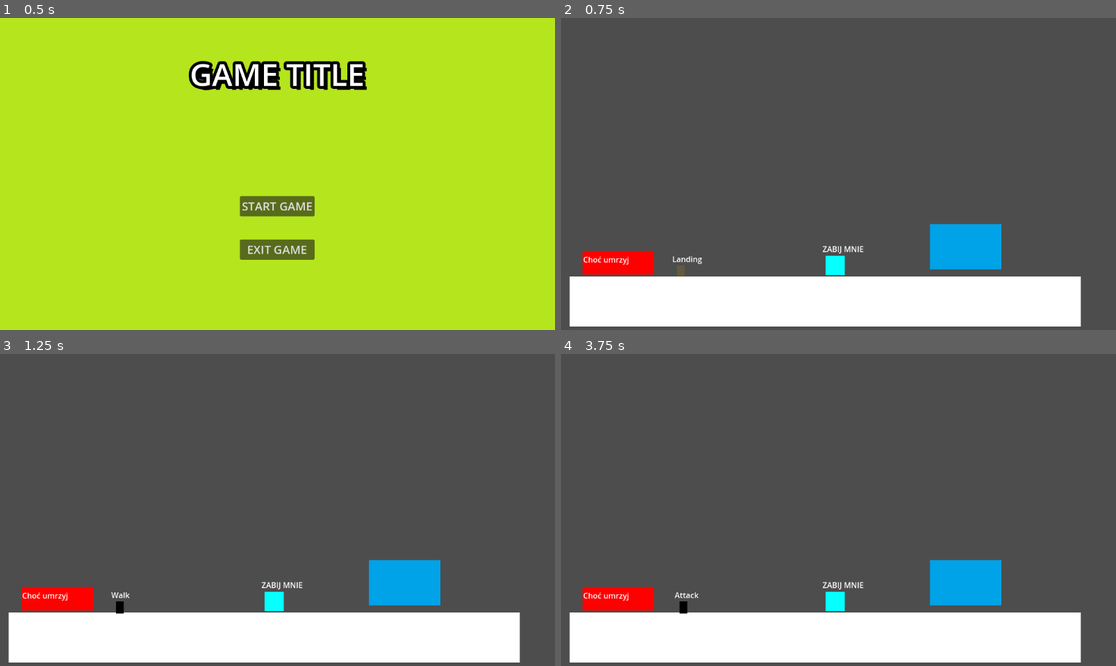
Above: before the commit, frames 1-4 (two rows, left to right).
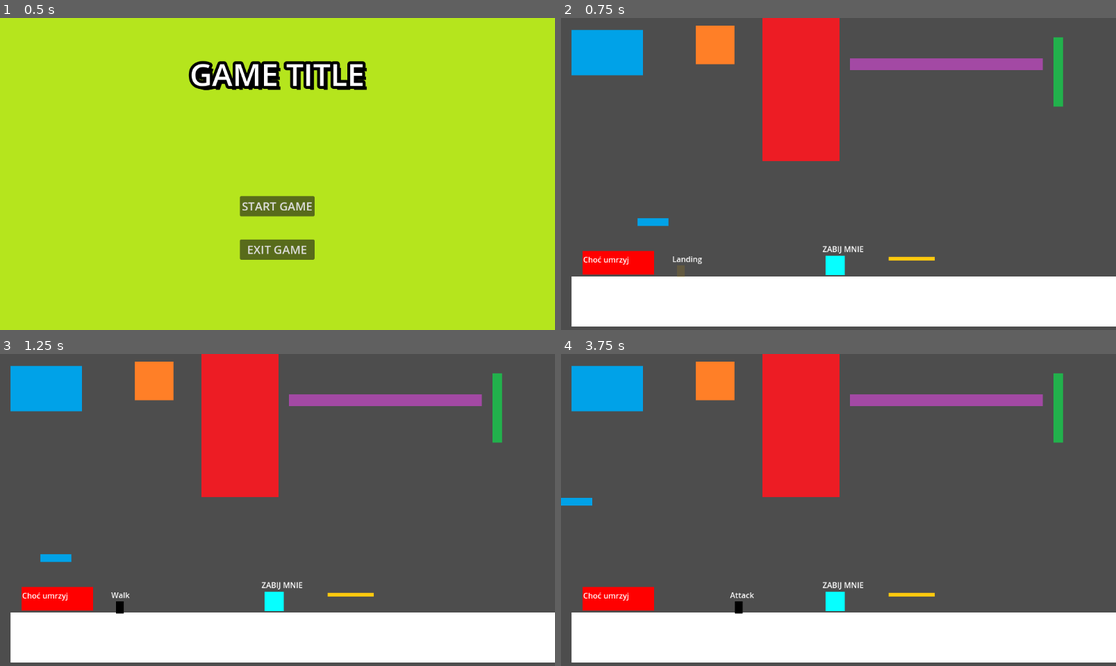
Above: after the commit, the same moments.

Repository: JohnnyArachnid/GameJam2024
Game: Godot game, scene res://nodes/main/main.tscn
Same seed, same stepped clock (60 frames per second), same inputs: the game is played once before the commit and once after it.
Inputs (mouse positions are in pixels of both pictures, inside the frame that each line leads up to):
- Up to frame 1 (0.5 s): no input
- Up to frame 2 (0.75 s): click "START GAME" at 0.5 s
- Up to frame 3 (1.25 s): no input
- Up to frame 4 (3.75 s): move the mouse to (960, 494) at 1.27 s; press the mouse at (960, 494) at 1.28 s; hold D (move_right) 1.28-2.78 s; tap Space (jump) at 1.52, 2.27 s; move the mouse to (727, 525) at 2.02 s; release the mouse at (727, 525) at 2.03 s; click (727, 525) at 2.1 s; move the mouse to (894, 441) at 2.77 s; press the mouse at (894, 441) at 2.78 s; hold A (move_left) 2.78-3.53 s; move the mouse to (810, 572) at 3.52 s; release the mouse at (810, 572) at 3.53 s; hold D (move_right) from 3.53 s (still down); click (810, 572) at 3.6 s

Frame 1 is identical in both runs. In frame 2, 14% of the frame differs, in the area x 1-100%, y 0-99%; in frame 3, 14%; in frame 4, 14%, in the area x 0-100%, y 0-99%.

Commit message:
Working Elements

Diff:
--- /dev/null
+++ b/nodes/elements/bulding_elements/button.gd
@@ -0,0 +1,21 @@
+extends Node2D
+
+@export var interactive: Interactive
+
+# Called when the node enters the scene tree for the first time.
+func _ready():
+	pass # Replace with function body.
+
+
+# Called every frame. 'delta' is the elapsed time since the previous frame.
+func _process(delta):
+	pass
+
+func _on_area_2d_body_entered(body):
+	if (body.name == "player"):
+		if (interactive.is_active == true):
+			interactive.is_active = false
+			interactive.get_node("Sprite2D").visible = false
+			interactive.get_node("StaticBody2D").set_collision_layer_value(1, false)
+		else:
+			pass
--- /dev/null
+++ b/nodes/elements/bulding_elements/button.tscn
@@ -0,0 +1,42 @@
+[gd_scene load_steps=5 format=3 uid="uid://bet3j0aw7xm08"]
+
+[ext_resource type="Script" path="res://nodes/elements/bulding_elements/button.gd" id="1_3fb4u"]
+[ext_resource type="Texture2D" uid="uid://s4o4schfqs0v" path="res://nodes/elements/bulding_elements/temp_1.png" id="2_mwal5"]
+
+[sub_resource type="RectangleShape2D" id="RectangleShape2D_600er"]
+size = Vector2(14.6667, 4.66669)
+
+[sub_resource type="RectangleShape2D" id="RectangleShape2D_dxxkn"]
+size = Vector2(16, 14.3333)
+
+[node name="button" type="Node2D"]
+light_mask = 3
+visibility_layer = 3
+scale = Vector2(5, 5)
+script = ExtResource("1_3fb4u")
+metadata/_edit_group_ = true
+
+[node name="Sprite2D" type="Sprite2D" parent="."]
+position = Vector2(0, -8)
+texture = ExtResource("2_mwal5")
+region_enabled = true
+region_rect = Rect2(176, 144, 16, 16)
+
+[node name="Area2D" type="Area2D" parent="."]
+collision_layer = 3
+collision_mask = 3
+
+[node name="CollisionShape2D" type="CollisionShape2D" parent="Area2D"]
+light_mask = 0
+visibility_layer = 2
+position = Vector2(3.17891e-07, -16.6667)
+shape = SubResource("RectangleShape2D_600er")
+debug_color = Color(0.709804, 0.360784, 0.831373, 0.419608)
+
+[node name="StaticBody2D" type="StaticBody2D" parent="."]
+
+[node name="CollisionShape2D" type="CollisionShape2D" parent="StaticBody2D"]
+position = Vector2(0, -7.16667)
+shape = SubResource("RectangleShape2D_dxxkn")
+
+[connection signal="body_entered" from="Area2D" to="." method="_on_area_2d_body_entered"]
--- /dev/null
+++ b/nodes/elements/bulding_elements/door.gd
@@ -0,0 +1,10 @@
+extends Interactive
+
+# Called when the node enters the scene tree for the first time.
+func _ready():
+	is_active = true
+
+
+# Called every frame. 'delta' is the elapsed time since the previous frame.
+func _process(delta):
+	pass
--- /dev/null
+++ b/nodes/elements/bulding_elements/door.tscn
@@ -0,0 +1,26 @@
+[gd_scene load_steps=4 format=3 uid="uid://vom0xmrggqmq"]
+
+[ext_resource type="Script" path="res://nodes/elements/bulding_elements/door.gd" id="1_jrp7t"]
+[ext_resource type="Texture2D" uid="uid://43ppbg5vperp" path="res://nodes/elements/bulding_elements/temp_2.png" id="2_mctgk"]
+
+[sub_resource type="RectangleShape2D" id="RectangleShape2D_rgt6c"]
+size = Vector2(31.9333, 31.9834)
+
+[node name="door" type="Node2D"]
+position = Vector2(-1, 7)
+scale = Vector2(5, 20)
+script = ExtResource("1_jrp7t")
+
+[node name="Sprite2D" type="Sprite2D" parent="."]
+texture_filter = 1
+position = Vector2(0.333333, -16.3333)
+texture = ExtResource("2_mctgk")
+region_enabled = true
+region_rect = Rect2(144, 272, 32, 32)
+
+[node name="StaticBody2D" type="StaticBody2D" parent="."]
+
+[node name="CollisionShape2D" type="CollisionShape2D" parent="StaticBody2D"]
+position = Vector2(0.366667, -16.3417)
+scale = Vector2(1, 1)
+shape = SubResource("RectangleShape2D_rgt6c")
--- /dev/null
+++ b/nodes/elements/bulding_elements/interactive.gd
@@ -0,0 +1,14 @@
+extends Node2D
+
+class_name Interactive
+
+var is_active : bool
+
+# Called when the node enters the scene tree for the first time.
+func _ready():
+	pass # Replace with function body.
+
+
+# Called every frame. 'delta' is the elapsed time since the previous frame.
+func _process(delta):
+	pass
--- /dev/null
+++ b/nodes/elements/bulding_elements/lever.gd
@@ -0,0 +1,24 @@
+extends Node2D
+
+@export var interactive: Interactive
+
+@onready var animation_name : String = "move_loop"
+
+# Called when the node enters the scene tree for the first time.
+func _ready():
+	pass # Replace with function body.
+
+
+# Called every frame. 'delta' is the elapsed time since the previous frame.
+func _process(delta):
+	pass
+
+func action():
+	if (interactive.is_active == false):
+		interactive.is_active = true
+		interactive.get_node("platform/AnimationPlayer").play(animation_name)
+	else:
+		interactive.is_active = false
+		interactive.get_node("platform/AnimationPlayer").stop()
+
+#move_loop
--- /dev/null
+++ b/nodes/elements/bulding_elements/lever.tscn
@@ -0,0 +1,27 @@
+[gd_scene load_steps=4 format=3 uid="uid://drg7pp148de82"]
+
+[ext_resource type="Script" path="res://nodes/elements/bulding_elements/lever.gd" id="1_g53e7"]
+[ext_resource type="Texture2D" uid="uid://dnpawrr7kq838" path="res://nodes/elements/bulding_elements/temp_3.png" id="1_i0vwt"]
+
+[sub_resource type="RectangleShape2D" id="RectangleShape2D_4c538"]
+size = Vector2(4, 16)
+
+[node name="lever" type="StaticBody2D" groups=["lever"]]
+light_mask = 5
+visibility_layer = 5
+scale = Vector2(5, 9)
+collision_layer = 4
+script = ExtResource("1_g53e7")
+
+[node name="Sprite2D" type="Sprite2D" parent="."]
+position = Vector2(0, -8)
+scale = Vector2(0.25, 1)
+texture = ExtResource("1_i0vwt")
+region_enabled = true
+region_rect = Rect2(192, 112, 16, 16)
+
+[node name="CollisionShape2D" type="CollisionShape2D" parent="."]
+light_mask = 5
+visibility_layer = 5
+position = Vector2(0, -8)
+shape = SubResource("RectangleShape2D_4c538")
--- /dev/null
+++ b/nodes/elements/bulding_elements/moving_platform.tscn
@@ -0,0 +1,63 @@
+[gd_scene load_steps=6 format=3 uid="uid://db6g0h0a4bxo3"]
+
+[ext_resource type="Texture2D" uid="uid://cw8ilvippy05l" path="res://nodes/elements/bulding_elements/temp_4.png" id="1_rvnu6"]
+
+[sub_resource type="RectangleShape2D" id="RectangleShape2D_io5os"]
+size = Vector2(64, 16)
+
+[sub_resource type="Animation" id="Animation_0f3up"]
+length = 0.001
+tracks/0/type = "value"
+tracks/0/imported = false
+tracks/0/enabled = true
+tracks/0/path = NodePath(".:position")
+tracks/0/interp = 1
+tracks/0/loop_wrap = true
+tracks/0/keys = {
+"times": PackedFloat32Array(0),
+"transitions": PackedFloat32Array(1),
+"update": 0,
+"values": [Vector2(0, 0)]
+}
+
+[sub_resource type="Animation" id="Animation_oe82t"]
+resource_name = "move_loop"
+length = 5.0
+loop_mode = 1
+tracks/0/type = "value"
+tracks/0/imported = false
+tracks/0/enabled = true
+tracks/0/path = NodePath(".:position")
+tracks/0/interp = 1
+tracks/0/loop_wrap = true
+tracks/0/keys = {
+"times": PackedFloat32Array(0, 2, 3.5),
+"transitions": PackedFloat32Array(1, 1, 1),
+"update": 0,
+"values": [Vector2(0, 0), Vector2(-300, 0), Vector2(-150, -150)]
+}
+
+[sub_resource type="AnimationLibrary" id="AnimationLibrary_5xjd1"]
+_data = {
+"RESET": SubResource("Animation_0f3up"),
+"move_loop": SubResource("Animation_oe82t")
+}
+
+[node name="moving_platform" type="Node2D"]
+metadata/_edit_group_ = true
+
+[node name="platform" type="AnimatableBody2D" parent="."]
+
+[node name="Sprite2D" type="Sprite2D" parent="platform"]
+texture = ExtResource("1_rvnu6")
+region_enabled = true
+region_rect = Rect2(336, 384, 64.3542, 16)
+
+[node name="CollisionShape2D" type="CollisionShape2D" parent="platform"]
+shape = SubResource("RectangleShape2D_io5os")
+
+[node name="AnimationPlayer" type="AnimationPlayer" parent="platform"]
+libraries = {
+"": SubResource("AnimationLibrary_5xjd1")
+}
+autoplay = "move_loop"
--- /dev/null
+++ b/nodes/elements/bulding_elements/moving_platform_lever.gd
@@ -0,0 +1,11 @@
+extends Interactive
+
+
+# Called when the node enters the scene tree for the first time.
+func _ready():
+	is_active = false
+
+
+# Called every frame. 'delta' is the elapsed time since the previous frame.
+func _process(delta):
+	pass
--- /dev/null
+++ b/nodes/elements/bulding_elements/moving_platform_lever.tscn
@@ -0,0 +1,65 @@
+[gd_scene load_steps=7 format=3 uid="uid://bvv5isyge0rnd"]
+
+[ext_resource type="Texture2D" uid="uid://cmrd1pkwk4y65" path="res://nodes/elements/bulding_elements/temp_5.png" id="1_14i0f"]
+[ext_resource type="Script" path="res://nodes/elements/bulding_elements/moving_platform_lever.gd" id="1_hur73"]
+
+[sub_resource type="RectangleShape2D" id="RectangleShape2D_io5os"]
+size = Vector2(80, 8)
+
+[sub_resource type="Animation" id="Animation_0f3up"]
+length = 0.001
+tracks/0/type = "value"
+tracks/0/imported = false
+tracks/0/enabled = true
+tracks/0/path = NodePath(".:position")
+tracks/0/interp = 1
+tracks/0/loop_wrap = true
+tracks/0/keys = {
+"times": PackedFloat32Array(0),
+"transitions": PackedFloat32Array(1),
+"update": 0,
+"values": [Vector2(0, 0)]
+}
+
+[sub_resource type="Animation" id="Animation_oe82t"]
+resource_name = "move_loop"
+length = 5.0
+loop_mode = 1
+tracks/0/type = "value"
+tracks/0/imported = false
+tracks/0/enabled = true
+tracks/0/path = NodePath(".:position")
+tracks/0/interp = 1
+tracks/0/loop_wrap = true
+tracks/0/keys = {
+"times": PackedFloat32Array(0, 2, 3.5),
+"transitions": PackedFloat32Array(1, 1, 1),
+"update": 0,
+"values": [Vector2(0, 0), Vector2(-300, 0), Vector2(-150, -150)]
+}
+
+[sub_resource type="AnimationLibrary" id="AnimationLibrary_5xjd1"]
+_data = {
+"RESET": SubResource("Animation_0f3up"),
+"move_loop": SubResource("Animation_oe82t")
+}
+
+[node name="moving_platform_lever" type="Node2D"]
+scale = Vector2(5, 3)
+script = ExtResource("1_hur73")
+metadata/_edit_group_ = true
+
+[node name="platform" type="AnimatableBody2D" parent="."]
+
+[node name="Sprite2D" type="Sprite2D" parent="platform"]
+texture = ExtResource("1_14i0f")
+region_enabled = true
+region_rect = Rect2(16, 160, 80, 8)
+
+[node name="CollisionShape2D" type="CollisionShape2D" parent="platform"]
+shape = SubResource("RectangleShape2D_io5os")
+
+[node name="AnimationPlayer" type="AnimationPlayer" parent="platform"]
+libraries = {
+"": SubResource("AnimationLibrary_5xjd1")
+}
--- /dev/null
+++ b/nodes/elements/bulding_elements/one_way_platform.tscn
@@ -0,0 +1,22 @@
+[gd_scene load_steps=3 format=3 uid="uid://dpjfdk0evcadr"]
+
+[ext_resource type="Texture2D" uid="uid://5g18qwdlskpu" path="res://nodes/elements/bulding_elements/temp_6.png" id="1_8jfe1"]
+
+[sub_resource type="RectangleShape2D" id="RectangleShape2D_2277s"]
+size = Vector2(48, 16)
+
+[node name="one_way_platform" type="Node2D"]
+scale = Vector2(2, 0.5)
+metadata/_edit_group_ = true
+
+[node name="StaticBody2D" type="StaticBody2D" parent="."]
+
+[node name="Sprite2D" type="Sprite2D" parent="StaticBody2D"]
+texture = ExtResource("1_8jfe1")
+region_enabled = true
+region_rect = Rect2(224, 48, 48, 16)
+
+[node name="CollisionShape2D" type="CollisionShape2D" parent="StaticBody2D"]
+position = Vector2(0, -4.94718e-07)
+shape = SubResource("RectangleShape2D_2277s")
+one_way_collision = true
--- a/nodes/game/game.tscn
+++ b/nodes/game/game.tscn
@@ -1,10 +1,15 @@
-[gd_scene load_steps=5 format=3 uid="uid://v4xpc5ba5wck"]
+[gd_scene load_steps=11 format=3 uid="uid://v4xpc5ba5wck"]
 
 [ext_resource type="Script" path="res://nodes/game/game.gd" id="1_fiell"]
 [ext_resource type="PackedScene" uid="uid://cn4xvx1eaogcf" path="res://nodes/game/lvl/lvl.tscn" id="2_72e12"]
 [ext_resource type="PackedScene" uid="uid://5fw75hfjyana" path="res://nodes/game/player/player.tscn" id="3_syob8"]
-
 [ext_resource type="PackedScene" uid="uid://bt8luy8cx0ok" path="res://nodes/elements/blackHole/black_hole.tscn" id="4_gwnpj"]
+[ext_resource type="PackedScene" uid="uid://bet3j0aw7xm08" path="res://nodes/elements/bulding_elements/button.tscn" id="5_hn1ax"]
+[ext_resource type="PackedScene" uid="uid://vom0xmrggqmq" path="res://nodes/elements/bulding_elements/door.tscn" id="6_rqouq"]
+[ext_resource type="PackedScene" uid="uid://drg7pp148de82" path="res://nodes/elements/bulding_elements/lever.tscn" id="7_qbqrn"]
+[ext_resource type="PackedScene" uid="uid://db6g0h0a4bxo3" path="res://nodes/elements/bulding_elements/moving_platform.tscn" id="8_jop3e"]
+[ext_resource type="PackedScene" uid="uid://bvv5isyge0rnd" path="res://nodes/elements/bulding_elements/moving_platform_lever.tscn" id="9_mx861"]
+[ext_resource type="PackedScene" uid="uid://dpjfdk0evcadr" path="res://nodes/elements/bulding_elements/one_way_platform.tscn" id="10_7tncs"]
 
 [node name="Game" type="Node2D"]
 script = ExtResource("1_fiell")
@@ -17,4 +22,26 @@
 position = Vector2(249, 512)
 
 [node name="BlackHole" parent="." instance=ExtResource("4_gwnpj")]
-position = Vector2(840, 475)
+position = Vector2(96, 72)
+
+[node name="button" parent="." node_paths=PackedStringArray("interactive") instance=ExtResource("5_hn1ax")]
+position = Vector2(320, 96.0001)
+interactive = NodePath("../door")
+
+[node name="door" parent="." instance=ExtResource("6_rqouq")]
+position = Vector2(496, 304)
+
+[node name="lever" parent="." node_paths=PackedStringArray("interactive") instance=ExtResource("7_qbqrn")]
+position = Vector2(1032, 184)
+collision_layer = 12
+collision_mask = 0
+interactive = NodePath("../moving_platform_lever")
+
+[node name="moving_platform" parent="." instance=ExtResource("8_jop3e")]
+position = Vector2(216, 424)
+
+[node name="moving_platform_lever" parent="." instance=ExtResource("9_mx861")]
+position = Vector2(800, 96)
+
+[node name="one_way_platform" parent="." instance=ExtResource("10_7tncs")]
+position = Vector2(728, 500)
--- a/nodes/game/lvl/lvl.tscn
+++ b/nodes/game/lvl/lvl.tscn
@@ -9,6 +9,7 @@
 [node name="Lvl" type="Node2D"]
 
 [node name="TEMP_PODŁOGA" type="StaticBody2D" parent="."]
+scale = Vector2(5, 1)
 
 [node name="CollisionShape2D" type="CollisionShape2D" parent="TEMP_PODŁOGA"]
 position = Vector2(532, 473.5)
--- a/nodes/game/player/Weapon.gd
+++ b/nodes/game/player/Weapon.gd
@@ -6,3 +6,5 @@
 func _on_body_entered(body):
 	if body.has_method("kill"):
 		body.kill()
+	if body.has_method("action"):
+		body.action()
--- a/nodes/game/player/player.gd
+++ b/nodes/game/player/player.gd
@@ -40,3 +40,7 @@
 
 func kill():
 	emit_signal("die")
+
+func _input(event : InputEvent):
+	if (event.is_action_pressed("move_down") && is_on_floor()):
+		position.y += 1
--- a/nodes/game/player/player.tscn
+++ b/nodes/game/player/player.tscn
@@ -18,9 +18,51 @@
 
 [sub_resource type="Animation" id="Animation_q5irx"]
 resource_name = "Attack"
+length = 0.4
+tracks/0/type = "value"
+tracks/0/imported = false
+tracks/0/enabled = true
+tracks/0/path = NodePath("Flippendo/Weapon:monitoring")
+tracks/0/interp = 1
+tracks/0/loop_wrap = true
+tracks/0/keys = {
+"times": PackedFloat32Array(0, 0.2, 0.4),
+"transitions": PackedFloat32Array(1, 1, 1),
+"update": 1,
+"values": [false, true, false]
+}
+tracks/1/type = "method"
+tracks/1/imported = false
+tracks/1/enabled = true
+tracks/1/path = NodePath("CharacterStateMachine/Attack")
+tracks/1/interp = 1
+tracks/1/loop_wrap = true
+tracks/1/keys = {
+"times": PackedFloat32Array(0.4),
+"transitions": PackedFloat32Array(1),
+"values": [{
+"args": [],
+"method": &"attack_finished"
+}]
+}
 
 [sub_resource type="Animation" id="Animation_uoaq8"]
 resource_name = "Death"
+length = 0.4
+tracks/0/type = "method"
+tracks/0/imported = false
+tracks/0/enabled = true
+tracks/0/path = NodePath("CharacterStateMachine/Death")
+tracks/0/interp = 1
+tracks/0/loop_wrap = true
+tracks/0/keys = {
+"times": PackedFloat32Array(0.4),
+"transitions": PackedFloat32Array(1),
+"values": [{
+"args": [],
+"method": &"dead"
+}]
+}
 
 [sub_resource type="Animation" id="Animation_xqbux"]
 resource_name = "Falling"
@@ -59,54 +101,6 @@
 "transitions": PackedFloat32Array(0.0980731, 1),
 "update": 0,
 "values": [Color(0.835294, 0.619608, 0, 0.160784), Color(0.698039, 0.905882, 0.65098, 1)]
-}
-
-[sub_resource type="Animation" id="Animation_q5irx"]
-resource_name = "Attack"
-length = 0.4
-tracks/0/type = "value"
-tracks/0/imported = false
-tracks/0/enabled = true
-tracks/0/path = NodePath("Flippendo/Weapon:monitoring")
-tracks/0/interp = 1
-tracks/0/loop_wrap = true
-tracks/0/keys = {
-"times": PackedFloat32Array(0, 0.2, 0.4),
-"transitions": PackedFloat32Array(1, 1, 1),
-"update": 1,
-"values": [false, true, false]
-}
-tracks/1/type = "method"
-tracks/1/imported = false
-tracks/1/enabled = true
-tracks/1/path = NodePath("CharacterStateMachine/Attack")
-tracks/1/interp = 1
-tracks/1/loop_wrap = true
-tracks/1/keys = {
-"times": PackedFloat32Array(0.4),
-"transitions": PackedFloat32Array(1),
-"values": [{
-"args": [],
-"method": &"attack_finished"
-}]
-}
-
-[sub_resource type="Animation" id="Animation_uoaq8"]
-resource_name = "Death"
-length = 0.4
-tracks/0/type = "method"
-tracks/0/imported = false
-tracks/0/enabled = true
-tracks/0/path = NodePath("CharacterStateMachine/Death")
-tracks/0/interp = 1
-tracks/0/loop_wrap = true
-tracks/0/keys = {
-"times": PackedFloat32Array(0.4),
-"transitions": PackedFloat32Array(1),
-"values": [{
-"args": [],
-"method": &"dead"
-}]
 }
 
 [sub_resource type="Animation" id="Animation_7pktr"]
@@ -212,7 +206,6 @@
 
 [node name="CharacterBody2D" type="CharacterBody2D" node_paths=PackedStringArray("character_state_machine", "to_be_flipped")]
 collision_layer = 2
-
 script = ExtResource("1_ia0x1")
 character_state_machine = NodePath("CharacterStateMachine")
 to_be_flipped = NodePath("Flippendo")
--- a/project.godot
+++ b/project.godot
@@ -41,6 +41,11 @@
 "events": [Object(InputEventMouseButton,"resource_local_to_scene":false,"resource_name":"","device":-1,"window_id":0,"a …(258 unchanged characters)…
 ]
 }
+move_down={
+"deadzone": 0.5,
+"events": [Object(InputEventKey,"resource_local_to_scene":false,"resource_name":"","device":-1,"window_id":0,"alt_pressed":false,"shift_pressed":false,"ctrl_pressed":false,"meta_pressed":false,"pressed":false,"keycode":0,"physical_keycode":83,"key_label":0,"unicode":115,"echo":false,"script":null)
+]
+}
 
 [rendering]
 
Binary file added: nodes/elements/bulding_elements/temp_1.png
Not shown, added: nodes/elements/bulding_elements/temp_1.png.import
Binary file added: nodes/elements/bulding_elements/temp_2.png
Not shown, added: nodes/elements/bulding_elements/temp_2.png.import
Binary file added: nodes/elements/bulding_elements/temp_3.png
Not shown, added: nodes/elements/bulding_elements/temp_3.png.import
Binary file added: nodes/elements/bulding_elements/temp_4.png
Not shown, added: nodes/elements/bulding_elements/temp_4.png.import
Binary file added: nodes/elements/bulding_elements/temp_5.png
Not shown, added: nodes/elements/bulding_elements/temp_5.png.import
Binary file added: nodes/elements/bulding_elements/temp_6.png
Not shown, added: nodes/elements/bulding_elements/temp_6.png.import
